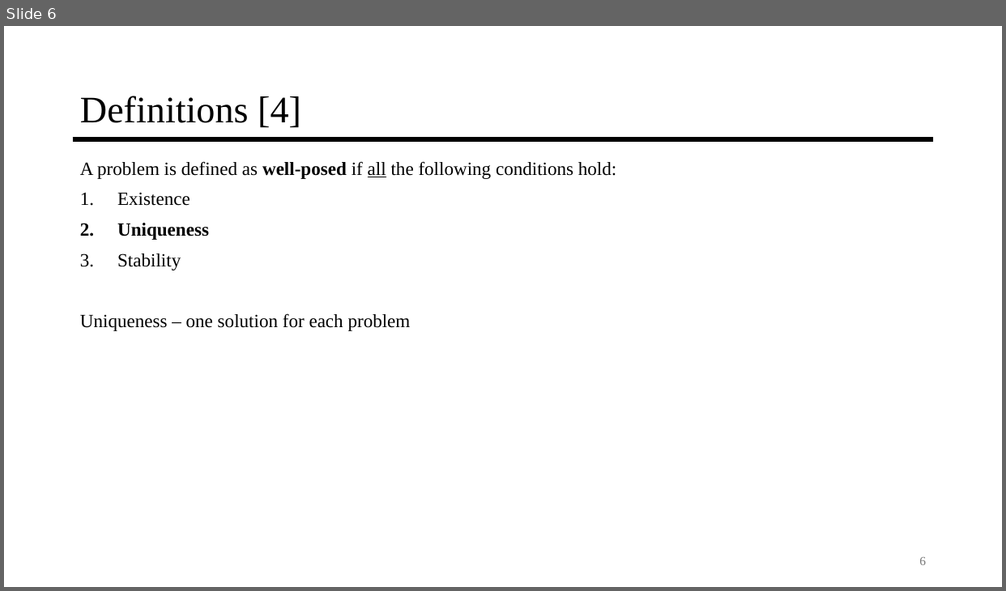
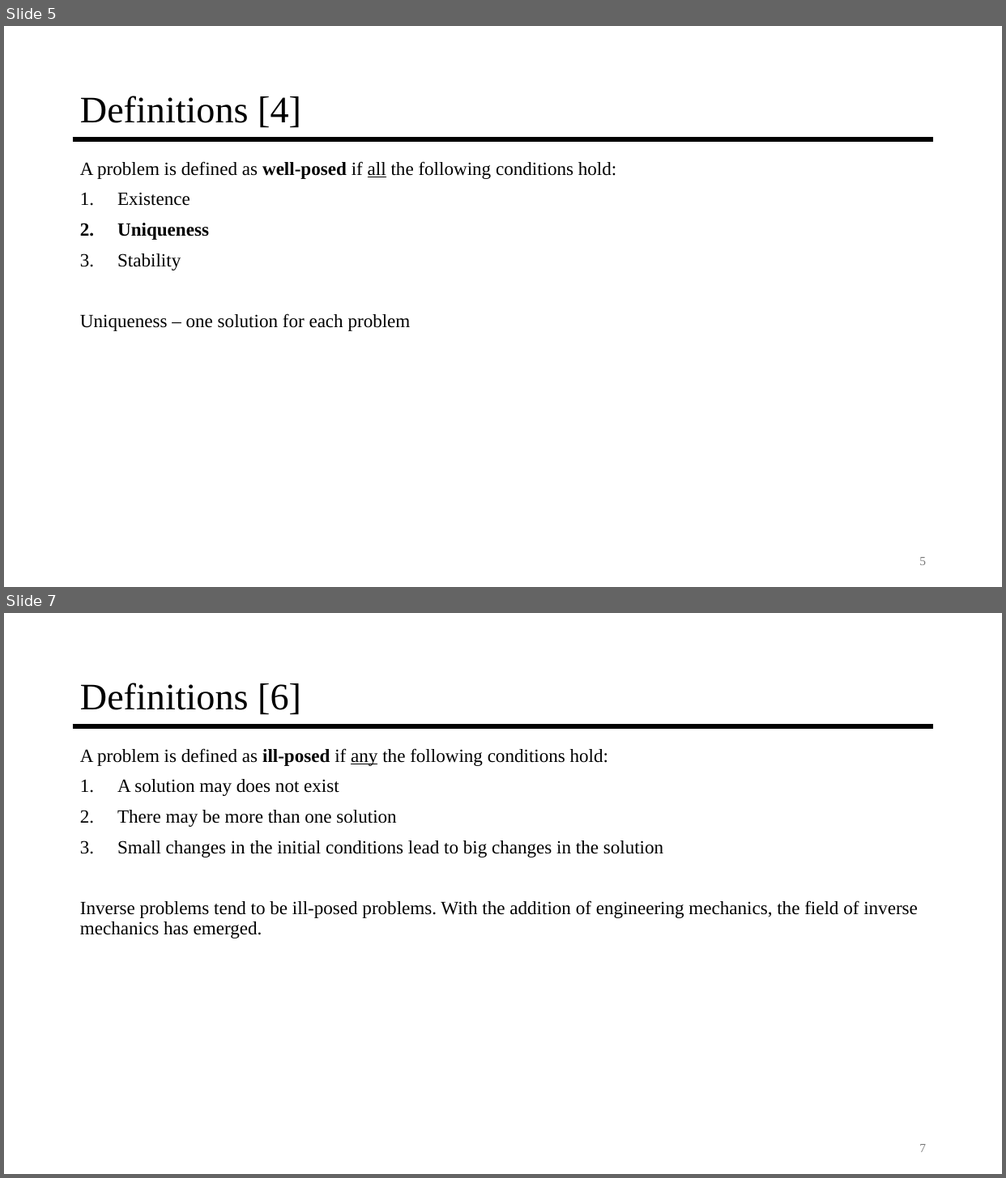
Before and after one commit to jyarch/inverse-mechanics-course, a slide deck: 0-Introduction/0-Introduction.pptx. Shown one above the other, each under a label of ours: slide 6 before the commit, slides 5 and 7 after it; the slides between them are not shown. The pictures are 1006x591 and 1006x1178 pixels, drawn with LibreOffice and Linux fonts; fonts in the diff are those of the drawing. Boxes give left, top, right and bottom in pixels: in the first picture for what was removed or moved away, otherwise in the second. Text is boxed around its words. In the diff, an @@ line names an element or a change of style, - is before the commit and + after.

```diff
--- a/0-Introduction/0-Introduction.pptx
+++ b/0-Introduction/0-Introduction.pptx
@@ slide 7 added at (4,613,1002,1174), background #FFFFFF; not listed: 1 template element that a slide beside it also shows @@
@@ title added at (80,683,301,715), 36 pt, text #000000 @@
+Definitions [6]
@@ text added at (80,748,918,939), 18 pt, text #000000 @@
+A problem is defined as ill-posed if any the following conditions hold:
+1. A solution may does not exist
+2. There may be more than one solution
+3. Small changes in the initial conditions lead to big changes in the solution
+Inverse problems tend to be ill-posed problems. With the addition of engineering mechanics, the field of inverse mechanics has emerged.
@@ page number added at (919,1144,926,1152), 12 pt, text #797979 @@
+7
@@ what was slide 6 is now slide 5 @@
@@ page number at (919,557,926,565): text changed @@
-6
+5
```
Also in this commit, not shown: 3 slides changed, 8 slides removed, 2 other files.
